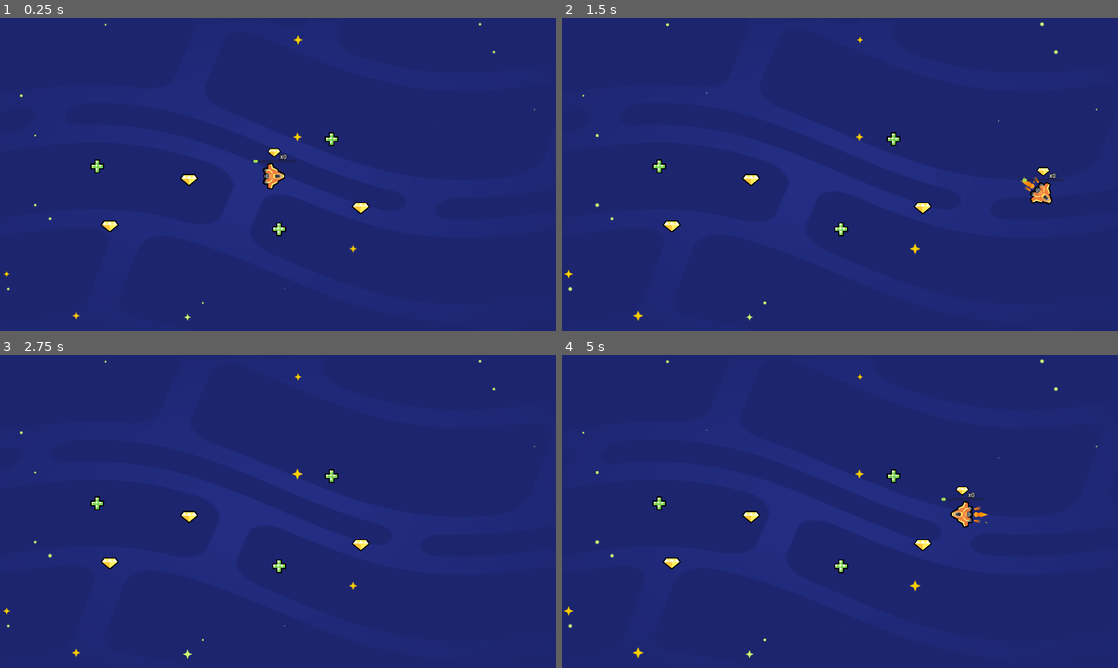
Above: before the commit, frames 1-4 (two rows, left to right).
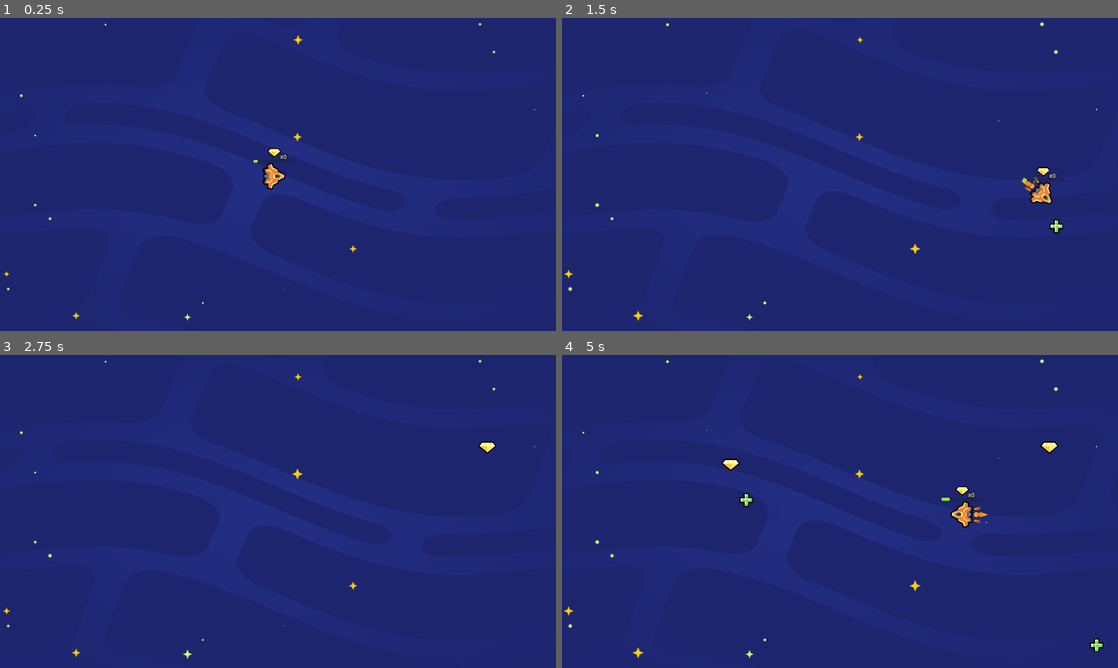
Above: after the commit, the same moments.

Repository: EricCa1/2d-GameDev-Course
Game: Godot game, scene res://lessons/space_level.tscn
The game is run twice, just before and just after one commit, with the same random seed, the same clock (stepped at 60 frames per second) and the same inputs.
Inputs:
- Up to frame 1 (0.25 s): no input
- Up to frame 2 (1.5 s): hold D (move_right) 0.53-1.28 s; hold S (move_down) from 1.28 s (still down)
- Up to frame 3 (2.75 s): release S (move_down) at 2.03 s; hold D (move_right) from 2.03 s (still down)
- Up to frame 4 (5 s): release D (move_right) at 2.78 s; hold W (move_up) 2.78-3.53 s; tap Enter at 3.5 s; hold A (move_left) from 3.53 s (still down)

The runs differ from the first frame. In frame 1, 0.5% of the frame differs, in the area x 16-67%, y 36-70%; in frame 2, 0.6%; in frame 3, 0.6%; in frame 4, 0.8%, in the area x 16-98%, y 27-95%.

Commit message:
L7 Completed

Diff:
--- /dev/null
+++ b/05.loot_it_all_workbook/lessons/random_item_placer.gd
@@ -0,0 +1,25 @@
+extends Node2D
+
+var item_scenes := [
+	preload("gem.tscn"),
+	preload("health_pack.tscn")
+]
+
+func _on_timer_timeout() -> void:
+	var random_item_scene: PackedScene = item_scenes.pick_random()
+	var item_instance := random_item_scene.instantiate()
+	add_child(item_instance)
+	var viewport_size := get_viewport_rect().size
+	var random_position := Vector2(0, 0)
+	random_position.x = randf_range(0, viewport_size.x)
+	random_position.y = randf_range(0, viewport_size.y)
+	item_instance.position = random_position
+
+func _ready() -> void:
+	get_node("Timer").timeout.connect(_on_timer_timeout)
+
+
+
+
+func _process(delta):
+	pass
--- /dev/null
+++ b/05.loot_it_all_workbook/lessons/random_item_placer.tscn
@@ -0,0 +1,9 @@
+[gd_scene load_steps=2 format=3 uid="uid://cnpegp2fxj4yn"]
+
+[ext_resource type="Script" path="res://lessons/random_item_placer.gd" id="1_k0k4s"]
+
+[node name="RandomItemPlacer" type="Node2D"]
+script = ExtResource("1_k0k4s")
+
+[node name="Timer" type="Timer" parent="."]
+autostart = true
--- a/05.loot_it_all_workbook/lessons/space_level.tscn
+++ b/05.loot_it_all_workbook/lessons/space_level.tscn
@@ -1,9 +1,8 @@
-[gd_scene load_steps=5 format=3 uid="uid://btkjymc78ap8d"]
+[gd_scene load_steps=4 format=3 uid="uid://btkjymc78ap8d"]
 
 [ext_resource type="PackedScene" uid="uid://dmv50krf4bo5r" path="res://lessons/ship.tscn" id="2_2j1u5"]
-[ext_resource type="PackedScene" uid="uid://dm7apcwqlsdvn" path="res://health_pack.tscn" id="3_d73xr"]
+[ext_resource type="PackedScene" uid="uid://cnpegp2fxj4yn" path="res://lessons/random_item_placer.tscn" id="3_16gfl"]
 [ext_resource type="PackedScene" uid="uid://bxfevggvxo634" path="res://assets/background/space_background.tscn" id="3_e6xy1"]
-[ext_resource type="PackedScene" uid="uid://bvnjjutxo5qnn" path="res://gem.tscn" id="4_3xfl2"]
 
 [node name="Level" type="Node2D"]
 
@@ -12,20 +11,4 @@
 
 [node name="SpaceBackground" parent="." instance=ExtResource("3_e6xy1")]
 
-[node name="HealthPack" parent="." instance=ExtResource("3_d73xr")]
-position = Vector2(964, 729)
-
-[node name="HealthPack2" parent="." instance=ExtResource("3_d73xr")]
-position = Vector2(336, 512)
-
-[node name="HealthPack3" parent="." instance=ExtResource("3_d73xr")]
-position = Vector2(1145, 418)
-
-[node name="Gem" parent="." instance=ExtResource("4_3xfl2")]
-position = Vector2(379, 719)
-
-[node name="Gem2" parent="." instance=ExtResource("4_3xfl2")]
-position = Vector2(653, 559)
-
-[node name="Gem3" parent="." instance=ExtResource("4_3xfl2")]
-position = Vector2(1246, 656)
+[node name="RandomItemPlacer" parent="." instance=ExtResource("3_16gfl")]
--- a/05.loot_it_all_workbook/practices/L6.P1.create_coins/create_coins.tscn
+++ b/05.loot_it_all_workbook/practices/L6.P1.create_coins/create_coins.tscn
@@ -1,13 +1,13 @@
 [gd_scene load_steps=3 format=3 uid="uid://bn7i00su0fr8p"]
 
 [ext_resource type="PackedScene" uid="uid://gttgp1gxtdwr" path="res://addons/gdquest_practice_framework/practice_solutions/L6.P1.create_coins/ship_create_coins.tscn" id="1_jd88d"]
-[ext_resource type="Script" path="res://addons/gdquest_practice_framework/practice_solutions/L6.P1.create_coins/coin.gd" id="2_rn624"]
+[ext_resource type="Script" path="res://practices/L6.P1.create_coins/ship_create_coins.gd" id="2_452i0"]
 
 [node name="CreateCoins" type="Node2D"]
 
 [node name="Ship" parent="." instance=ExtResource("1_jd88d")]
 position = Vector2(973, 541)
-script = ExtResource("2_rn624")
+script = ExtResource("2_452i0")
 
 [node name="ExtraVisuals" type="Node" parent="."]
 
--- /dev/null
+++ b/05.loot_it_all_workbook/practices/L7.P1.spawn_random_items/coin.gd
@@ -0,0 +1,11 @@
+extends Area2D
+
+
+# Called when the node enters the scene tree for the first time.
+func _ready():
+	pass # Replace with function body.
+
+
+# Called every frame. 'delta' is the elapsed time since the previous frame.
+func _process(delta):
+	pass
--- a/05.loot_it_all_workbook/practices/L7.P1.spawn_random_items/random_collectible_placer.gd
+++ b/05.loot_it_all_workbook/practices/L7.P1.spawn_random_items/random_collectible_placer.gd
@@ -1,6 +1,6 @@
 extends Node2D
 
-var collectible_scenes := [
+var collectible_scenes := [ preload("coin.tscn") , preload("energy_pack.tscn")
 ]
 
 
@@ -9,4 +9,6 @@
 
 
 func _on_timer_timeout() -> void:
-	pass
+	var random_collectible_scene: PackedScene = collectible_scenes.pick_random()
+	var collectible_instance := random_collectible_scene.instantiate()
+	add_child(collectible_instance)
--- a/05.loot_it_all_workbook/practices/L7.P1.spawn_random_items/spawn_random_items.tscn
+++ b/05.loot_it_all_workbook/practices/L7.P1.spawn_random_items/spawn_random_items.tscn
@@ -1,13 +1,11 @@
-[gd_scene load_steps=3 format=3]
+[gd_scene load_steps=2 format=3 uid="uid://evwsd7s4bakm"]
 
 [ext_resource type="PackedScene" path="res://practices/L7.P1.spawn_random_items/random_collectible_placer.tscn" id="1_xxubk"]
-[ext_resource type="Script" path="res://practices/L7.P1.spawn_random_items/random_collectible_placer.gd" id="2_fmxc1"]
 
 [node name="SpawnRandomItems" type="Node2D"]
 
-[node name="RandomCollectiblePlacer" type="Node2D" parent="." instance=ExtResource("1_xxubk")]
+[node name="RandomCollectiblePlacer" parent="." instance=ExtResource("1_xxubk")]
 position = Vector2(960, 540)
-script = ExtResource("2_fmxc1")
 
 [node name="ExtraVisuals" type="Node" parent="."]
 
Not shown, changed: 05.loot_it_all_workbook/addons/gdquest_practice_framework/practice_solutions/L7.P1.spawn_random_items/random_collectible_placer.gd
Renamed: 05.loot_it_all_workbook/gem.tscn -> 05.loot_it_all_workbook/lessons/gem.tscn
Renamed: 05.loot_it_all_workbook/health_pack.tscn -> 05.loot_it_all_workbook/lessons/health_pack.tscn
Not shown: 3 places in 05.loot_it_all_workbook/practices/L6.P1.create_coins/ship_create_coins.tscn that only renumber resources
